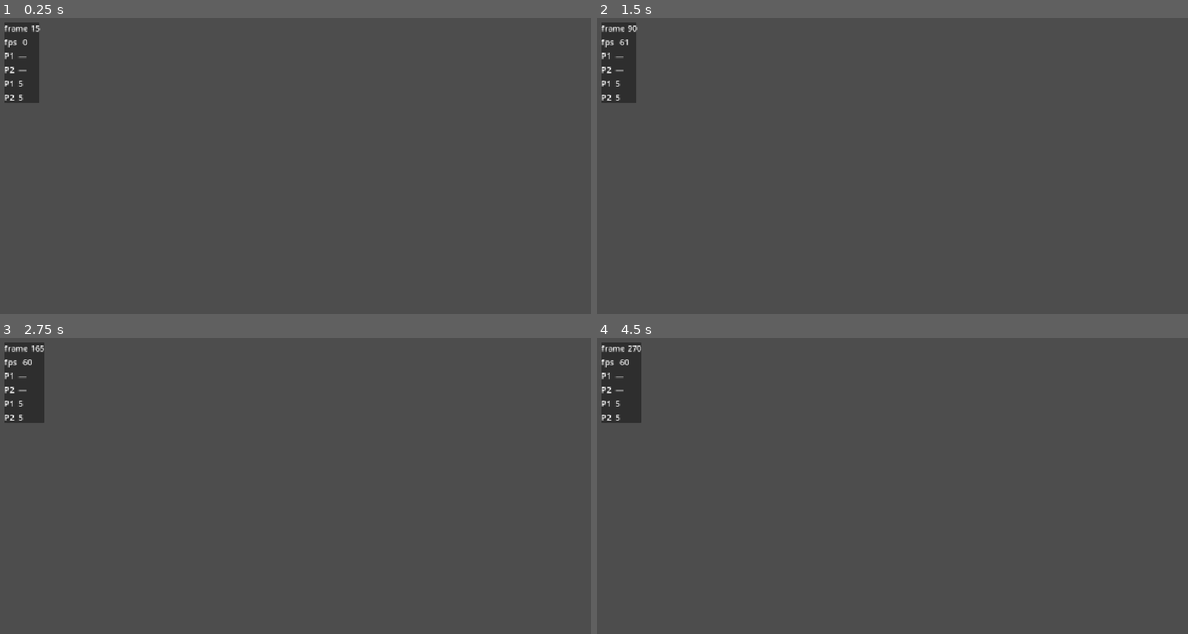
Above: before the commit, frames 1-4 (two rows, left to right).
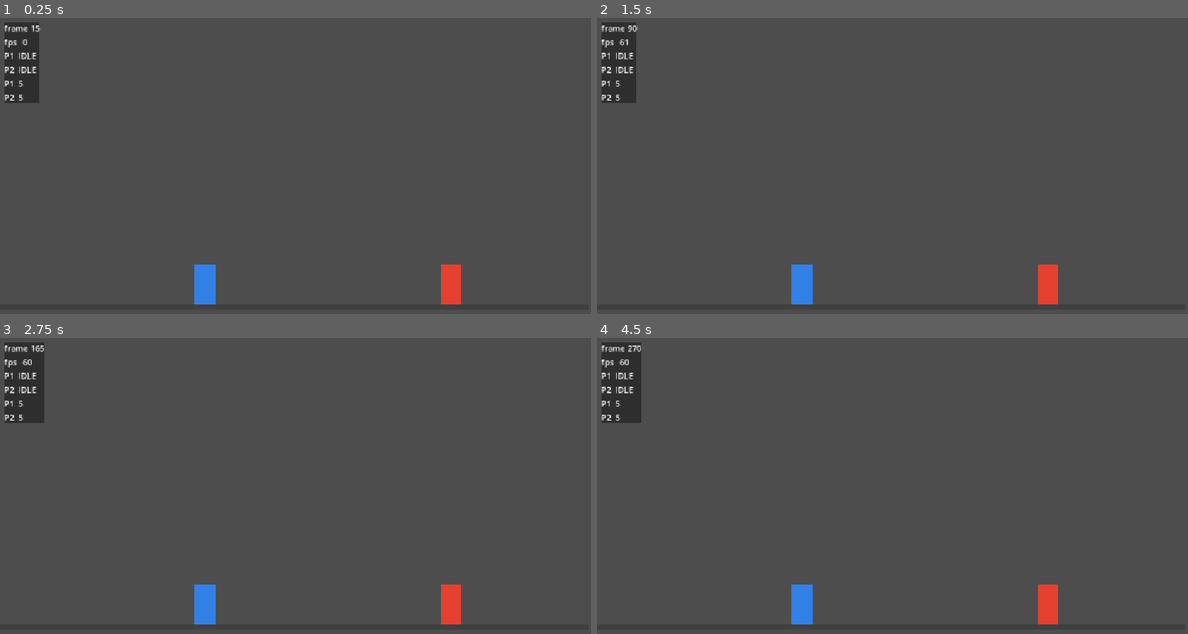
Above: after the commit, the same moments.

Repository: Fernsz1/LOTA
Game: Godot game, scene res://scenes/main.tscn
Two runs of this game, one before a commit and one after it. Both use one fixed random seed, a clock stepped at 60 frames per second and the inputs below.
Inputs (mouse positions are in pixels of both pictures, inside the frame that each line leads up to):
- Up to frame 1 (0.25 s): no input
- Up to frame 2 (1.5 s): tap Enter at 0.5 s; move the mouse to (1022, 166) at 0.52 s; hold Shift 0.53-1.25 s; click (1022, 166) at 0.67 s; tap Space at 1.25 s; drag from (774, 201) to (862, 251) at 1.27 s
- Up to frame 3 (2.75 s): tap Enter at 2 s; move the mouse to (354, 429) at 2.02 s; tap Ctrl at 2.1 s; click (354, 429) at 2.17 s
- Up to frame 4 (4.5 s): tap Space at 2.75, 4.25 s; drag from (862, 571) to (715, 453) at 2.77 s; tap Enter at 3.5 s; move the mouse to (1069, 554) at 3.52 s; tap Alt at 3.6 s; click (1069, 554) at 3.67 s; drag from (715, 453) to (803, 420) at 4.27 s

The runs differ from the first frame. In frame 1, 1.0% of the frame differs, in the area x 3-78%, y 11-97%; in frame 2, 1.0%; in frame 3, 1.0%; in frame 4, 1.0%.

Commit message:
feat(core): Basic movement states [1.4]

Diff:
--- a/project.godot
+++ b/project.godot
@@ -131,6 +131,7 @@
 [physics]
 
 3d/physics_engine="Jolt Physics"
+common/physics_interpolation=true
 
 [rendering]
 
--- /dev/null
+++ b/scenes/character_box.tscn
@@ -0,0 +1,13 @@
+[gd_scene format=3 uid="uid://bmkrf5josp6lk"]
+
+[ext_resource type="Script" path="res://scripts/character_controller.gd" id="1_ctrl"]
+
+[node name="CharacterBox" type="Node2D"]
+script = ExtResource("1_ctrl")
+
+[node name="Box" type="ColorRect" parent="."]
+offset_left = -20.0
+offset_top = -80.0
+offset_right = 20.0
+offset_bottom = 0.0
+color = Color(1, 1, 1, 1)
--- a/scenes/main.tscn
+++ b/scenes/main.tscn
@@ -1,9 +1,26 @@
-[gd_scene load_steps=3 format=3 uid="uid://b0lota0main01"]
+[gd_scene format=3 uid="uid://b0lota0main01"]
 
-[ext_resource type="Script" path="res://scripts/main.gd" id="1_main"]
-[ext_resource type="PackedScene" uid="uid://b0lota0dbgovl1" path="res://scenes/debug_overlay.tscn" id="2_dbgovl"]
+[ext_resource type="Script" uid="uid://c7arkarndwbf8" path="res://scripts/main.gd" id="1_main"]
+[ext_resource type="PackedScene" uid="uid://bmkrf5kiynq8k" path="res://scenes/debug_overlay.tscn" id="2_dbgovl"]
+[ext_resource type="PackedScene" uid="uid://bmkrf5josp6lk" path="res://scenes/character_box.tscn" id="3_charbox"]
 
-[node name="Main" type="Node2D"]
+[node name="Main" type="Node2D" unique_id=175851764]
 script = ExtResource("1_main")
 
-[node name="DebugOverlay" parent="." instance=ExtResource("2_dbgovl")]
+[node name="Floor" type="ColorRect" parent="." unique_id=180430301]
+offset_top = 560.0
+offset_right = 1147.0
+offset_bottom = 570.0
+color = Color(0.25, 0.25, 0.25, 1)
+
+[node name="P1" parent="." unique_id=841665642 instance=ExtResource("3_charbox")]
+position = Vector2(400, 560)
+box_color = Color(0.2, 0.5, 0.9, 1)
+
+[node name="P2" parent="." unique_id=1624087936 instance=ExtResource("3_charbox")]
+position = Vector2(880, 560)
+player_index = 2
+facing = -1
+box_color = Color(0.9, 0.25, 0.2, 1)
+
+[node name="DebugOverlay" parent="." unique_id=2021885996 instance=ExtResource("2_dbgovl")]
--- /dev/null
+++ b/scripts/character_controller.gd
@@ -0,0 +1,189 @@
+class_name CharacterController
+extends Node2D
+## Phase 1.4 — translates per-player InputBuffer into FSM transitions and applies
+## frame-unit physics (px/frame — never delta). Stage bounds and player-vs-player
+## pushboxes are added in 1.5.
+
+# --- Movement constants (px/frame or frames; tune at 3.6 GO/NO-GO) ---
+const WALK_SPEED: float = 5.0
+const JUMP_VELOCITY: float = -13.0    # up is negative in Godot 2D
+const GRAVITY: float = 0.565          # → ~46-frame airtime (feel-reference §5)
+const JUMP_F_SPEED: float = 3.5       # horizontal speed on forward/back jump
+const JUMPSQUAT_FRAMES: int = 2       # 4 in final (feel-reference §5); 2 for early testing
+const JUMP_LAND_FRAMES: int = 3       # feel-reference §5
+const DASH_SPEED: float = 9.0
+const DASH_TOTAL: int = 16
+const BACKDASH_SPEED: float = 7.0     # applied in -facing direction
+const BACKDASH_TOTAL: int = 20        # feel-reference §5
+const DOUBLE_TAP_WINDOW: int = 8      # frames between two directional taps → dash
+
+@export var player_index: int = 1
+@export var facing: int = 1           # 1 = right, -1 = left
+@export var box_color: Color = Color(1, 1, 1, 1)
+
+var _fsm: CharacterStateMachine = CharacterStateMachine.new()
+var _vel: Vector2 = Vector2.ZERO
+var _floor_y: float = 540.0
+var _left_x: float = 50.0
+var _right_x: float = 1230.0
+
+# Double-tap state (tracked every frame, regardless of actionability)
+var _fwd_tap_timer: int = 999
+var _bwd_tap_timer: int = 999
+var _prev_fwd: bool = false
+var _prev_bwd: bool = false
+
+var _overlay: Node = null
+
+@onready var _box: ColorRect = $Box
+
+
+func setup(floor_y: float, left_x: float, right_x: float, overlay: Node) -> void:
+	_floor_y = floor_y
+	_left_x = left_x
+	_right_x = right_x
+	_overlay = overlay
+
+
+func _ready() -> void:
+	_box.color = box_color
+	# Tell Godot the scene-file position is the true starting point — prevents the
+	# interpolator from visually sliding in from the origin on the first frame.
+	reset_physics_interpolation()
+
+
+func _physics_process(_delta: float) -> void:
+	var buf: InputBuffer = InputManager.get_buffer(player_index)
+	_resolve_busy_exits(buf)
+	_process_input(buf)
+	_apply_movement()
+	_update_debug()
+	_fsm.tick()
+
+
+# Busy states that exit on frame count: JUMP_START → air, JUMP_LAND → IDLE,
+# DASH/BACKDASH → IDLE. Called before input so the new state is seen immediately.
+func _resolve_busy_exits(buf: InputBuffer) -> void:
+	match _fsm.state:
+		CharacterStateMachine.State.JUMP_START:
+			if _fsm.frame_in_state >= JUMPSQUAT_FRAMES:
+				var fwd_bit: int = InputBuffer.RIGHT if facing > 0 else InputBuffer.LEFT
+				var bwd_bit: int = InputBuffer.LEFT if facing > 0 else InputBuffer.RIGHT
+				if buf.is_held(fwd_bit):
+					_fsm.request(CharacterStateMachine.State.JUMP_F)
+					_vel.x = JUMP_F_SPEED * facing
+				elif buf.is_held(bwd_bit):
+					_fsm.request(CharacterStateMachine.State.JUMP_B)
+					_vel.x = -JUMP_F_SPEED * facing
+				else:
+					_fsm.request(CharacterStateMachine.State.JUMP_AIR)
+					_vel.x = 0.0
+				_vel.y = JUMP_VELOCITY
+		CharacterStateMachine.State.JUMP_LAND:
+			if _fsm.frame_in_state >= JUMP_LAND_FRAMES:
+				_fsm.request(CharacterStateMachine.State.IDLE)
+		CharacterStateMachine.State.DASH:
+			if _fsm.frame_in_state >= DASH_TOTAL:
+				_fsm.request(CharacterStateMachine.State.IDLE)
+		CharacterStateMachine.State.BACKDASH:
+			if _fsm.frame_in_state >= BACKDASH_TOTAL:
+				_fsm.request(CharacterStateMachine.State.IDLE)
+
+
+# Translate held/pressed bits from the buffer into FSM requests.
+# Double-tap timers advance every frame; FSM requests only fire when actionable.
+func _process_input(buf: InputBuffer) -> void:
+	var fwd_bit: int = InputBuffer.RIGHT if facing > 0 else InputBuffer.LEFT
+	var bwd_bit: int = InputBuffer.LEFT if facing > 0 else InputBuffer.RIGHT
+
+	var fwd_held: bool = buf.is_held(fwd_bit)
+	var bwd_held: bool = buf.is_held(bwd_bit)
+	var fwd_rising: bool = fwd_held and not _prev_fwd
+	var bwd_rising: bool = bwd_held and not _prev_bwd
+	_prev_fwd = fwd_held
+	_prev_bwd = bwd_held
+
+	if _fwd_tap_timer < 999:
+		_fwd_tap_timer += 1
+	if _bwd_tap_timer < 999:
+		_bwd_tap_timer += 1
+
+	# Air control: steer horizontal velocity while airborne without changing FSM state.
+	if CharacterStateMachine.is_airborne(_fsm.state):
+		if fwd_held:
+			_vel.x = JUMP_F_SPEED * facing
+		elif bwd_held:
+			_vel.x = -JUMP_F_SPEED * facing
+		else:
+			_vel.x = 0.0
+		return
+
+	if not CharacterStateMachine.is_actionable(_fsm.state):
+		return
+
+	# Double-tap check — fires before single-direction walk so a second tap dashes.
+	if fwd_rising:
+		if _fwd_tap_timer <= DOUBLE_TAP_WINDOW and _fsm.request(CharacterStateMachine.State.DASH):
+			_fwd_tap_timer = 999
+			return
+		_fwd_tap_timer = 0
+
+	if bwd_rising:
+		if _bwd_tap_timer <= DOUBLE_TAP_WINDOW and _fsm.request(CharacterStateMachine.State.BACKDASH):
+			_bwd_tap_timer = 999
+			return
+		_bwd_tap_timer = 0
+
+	# Normal ground movement (4-frame action buffer on jump).
+	if buf.pressed_within(InputBuffer.UP, 4):
+		_fsm.request(CharacterStateMachine.State.JUMP_START)
+	elif buf.is_held(InputBuffer.DOWN):
+		_fsm.request(CharacterStateMachine.State.CROUCH)
+	elif fwd_held:
+		_fsm.request(CharacterStateMachine.State.WALK_F)
+	elif bwd_held:
+		_fsm.request(CharacterStateMachine.State.WALK_B)
+	else:
+		_fsm.request(CharacterStateMachine.State.IDLE)
+
+
+# Apply per-frame velocity based on FSM state, then move, clamp to stage.
+# Horizontal vel is set here for walk/dash; jump vel is set in _resolve_busy_exits.
+func _apply_movement() -> void:
+	match _fsm.state:
+		CharacterStateMachine.State.WALK_F:
+			_vel.x = WALK_SPEED * facing
+			_vel.y = 0.0
+		CharacterStateMachine.State.WALK_B:
+			_vel.x = -WALK_SPEED * facing
+			_vel.y = 0.0
+		CharacterStateMachine.State.DASH:
+			_vel.x = DASH_SPEED * facing
+			_vel.y = 0.0
+		CharacterStateMachine.State.BACKDASH:
+			_vel.x = -BACKDASH_SPEED * facing
+			_vel.y = 0.0
+		CharacterStateMachine.State.JUMP_AIR, CharacterStateMachine.State.JUMP_F, \
+		CharacterStateMachine.State.JUMP_B:
+			_vel.y += GRAVITY   # horizontal vel preserved from jump launch
+		_:
+			# IDLE, CROUCH, BLOCK, JUMP_START, JUMP_LAND, reactions — no lateral movement.
+			_vel.x = 0.0
+
+	position += _vel
+
+	# Land when airborne and at or past the floor.
+	if CharacterStateMachine.is_airborne(_fsm.state) and position.y >= _floor_y:
+		position.y = _floor_y
+		_vel = Vector2.ZERO
+		_fsm.request(CharacterStateMachine.State.JUMP_LAND)
+	else:
+		position.y = minf(position.y, _floor_y)
+
+	position.x = clampf(position.x, _left_x, _right_x)
+
+
+func _update_debug() -> void:
+	if _overlay == null:
+		return
+	_overlay.set_state(player_index, CharacterStateMachine.State.keys()[_fsm.state])
--- a/scripts/main.gd
+++ b/scripts/main.gd
@@ -1,3 +1,18 @@
 extends Node2D
-## Bootstrap scene. For now it just hosts the debug overlay; 1.4/1.5 add the
-## stage and player boxes here.
+## Main scene root. Spawns two player boxes and wires them to the debug overlay.
+## Stage walls and player-vs-player pushboxes added in 1.5.
+
+const FLOOR_Y: float = 560.0
+const LEFT_WALL_X: float = 50.0
+const RIGHT_WALL_X: float = 1230.0
+
+@onready var _overlay: Node = $DebugOverlay
+@onready var _p1: CharacterController = $P1
+@onready var _p2: CharacterController = $P2
+
+
+func _ready() -> void:
+	# Each input event dispatched immediately — reduces latency on high-Hz displays.
+	Input.use_accumulated_input = false
+	_p1.setup(FLOOR_Y, LEFT_WALL_X, RIGHT_WALL_X, _overlay)
+	_p2.setup(FLOOR_Y, LEFT_WALL_X, RIGHT_WALL_X, _overlay)
Not shown, added: scripts/character_controller.gd.uid
